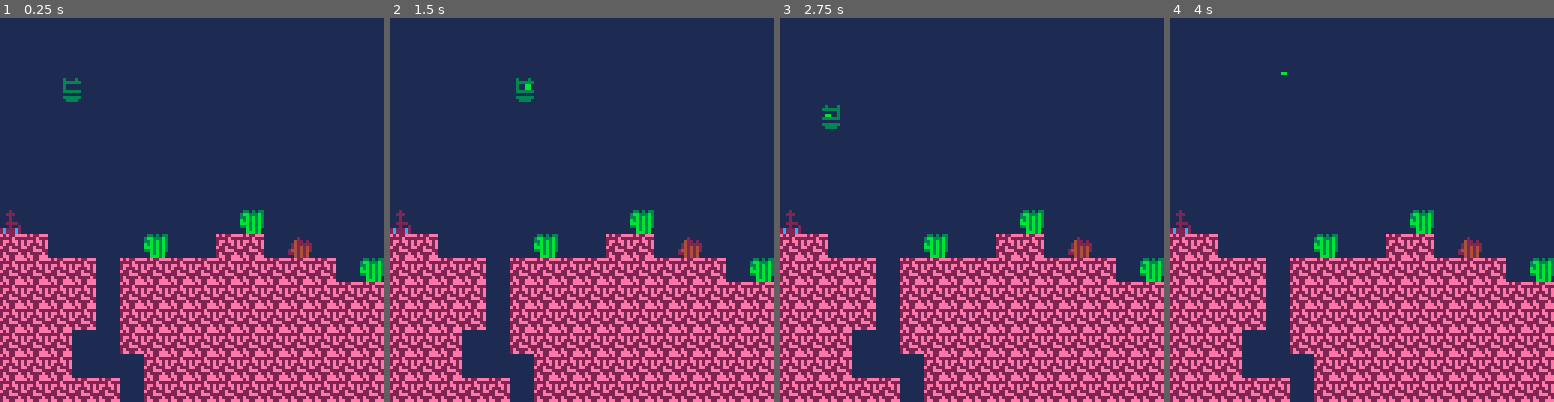
Above: before the commit, frames 1-4 (left to right).
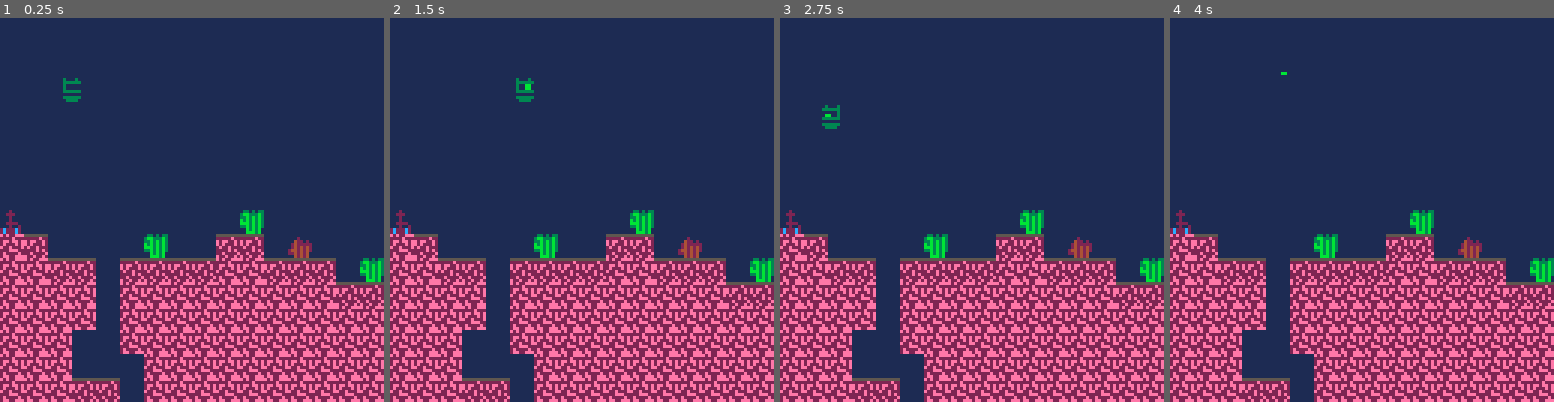
Above: after the commit, the same moments.

Repository: alxgnon/pico-8
Game: PICO-8 cartridge robo.p8
Two runs of this game, one before a commit and one after it. Both use one fixed random seed, a clock stepped at 60 frames per second and the inputs below.
Inputs:
- Up to frame 1 (0.25 s): no input
- Up to frame 2 (1.5 s): tap O (Z key) at 0.33, 0.7, 1.43 s
- Up to frame 3 (2.75 s): hold Left 1.97-2.37 s; tap O (Z key) at 2.22 s; hold Down from 2.42 s (still down)
- Up to frame 4 (4 s): release Down at 2.82 s; hold Right 2.87-3.53 s; tap O (Z key) at 3.1, 3.98 s; hold Up from 3.58 s (still down)

The runs differ from the first frame. In frame 1, 4.0% of the frame differs, in the area x 6-100%, y 56-100%; in frame 2, 4.0%; in frame 3, 4.0%; in frame 4, 4.0%.

Commit message:
spritesheet organizing

Diff:
--- a/robo.p8
+++ b/robo.p8
@@ -194,7 +194,7 @@
 
 function drawable(spr, frame)
 	return {
-		spr = spr or 16,
+		spr = spr or 32,
 		frame = frame or 0,
 	}
 end
@@ -290,7 +290,7 @@
 function _init()
 	new("player")
 	:xt(controllable())
-	:xt(drawable(17))
+	:xt(drawable(33))
 	:xt(posable(3, 3))
 	:xt(movable(0.125))
 	:xt(collideable(0.3))
@@ -576,168 +576,168 @@
 
 
 __gff__
-0002020000000000000000000000000000000000000000000000000000000000000000000000000000000000000000000000000000000000000000000000000000000000000000000000000000000000000000000000000000000000000000000000000000000000000000000000000000000000000000000000000000000000
+0002020202000000000000000000000000000000000000000000000000000000000000000000000000000000000000000000000000000000000000000000000000000000000000000000000000000000000000000000000000000000000000000000000000000000000000000000000000000000000000000000000000000000
 0000000000000000000000000000000000000000000000000000000000000000000000000000000000000000000000000000000000000000000000000000000000000000000000000000000000000000000000000000000000000000000000000000000000000000000000000000000000000000000000000000000000000000
 __map__
 0101010101010101010101010101010101010101010101010001010002020202020202020202020202020202020202020202020202020202020202020202020202020202020202020202020202020202020202020202020202020202020202020202020202020202020202020202020202020202020202020202020202020202
-0100000000000000000000000000000101000000000000000101010200020002020202020202020202020202020202020202020202020202020202020202020202020202020202020202020202020202020202020202020202020202020202020202020202020202020202020202020202020202020202020202020202020202
-0100000000000000000000000000000101000000000000000002020202020202020202020202020202020202020202020202020202020202020202020202020202020202020202020202020202020202020202020202020202020202020202020202020202020202020202020202020202020202020202020202020202020202
-0100000000000000000000000000000101000002020000020202020200000002020202020202020202020202020202020202020202020202020202020202020202020202020202020202020202020202020202020202020202020202020202020202020202020202020202020202020202020202020202020202020202020202
-0100000000000000000000000000000101000002020202020202020202020202020202020202020202020202020202020202020202020202020202020202020202020202020202020202020202020202020202020202020202020202020202020202020202020202020202020202020202020202020202020202020202020202
+0100000000000000000000000000000101000000000000000101010300020002020202020202020202020202020202020202020202020202020202020202020202020202020202020202020202020202020202020202020202020202020202020202020202020202020202020202020202020202020202020202020202020202
+0100000000000000000000000000000101000000000000000003030203020302020202020202020202020202020202020202020202020202020202020202020202020202020202020202020202020202020202020202020202020202020202020202020202020202020202020202020202020202020202020202020202020202
+0100000000000000000000000000000101000003030000030302020200000002020202020202020202020202020202020202020202020202020202020202020202020202020202020202020202020202020202020202020202020202020202020202020202020202020202020202020202020202020202020202020202020202
+0100000000000000000000000000000101000002020303020202020203030302020202020202020202020202020202020202020202020202020202020202020202020202020202020202020202020202020202020202020202020202020202020202020202020202020202020202020202020202020202020202020202020202
 0100000000000000000000000000000101000002020202020200000202020202020202020202020202020202020202020202020202020202020202020202020202020202020202020202020202020202020202020202020202020202020202020202020202020202020202020202020202020202020202020202020202020202
 0100000000000000000000000000000101000002020000000000000200020202020202020202020202020202020202020202020202020202020202020202020202020202020202020202020202020202020202020202020202020202020202020202020202020202020202020202020202020202020202020202020202020202
-0100000000000000000000000000000101000202020000000000000200000202020202020202020202020202020202020202020202020202020202020202020202020202020202020202020202020202020202020202020202020202020202020202020202020202020202020202020202020202020202020202020202020202
-0700000000000000000004000000000101020202000000000000000200000202020202020202020202020202020202020202020202020202020202020202020202020202020202020202020202020202020202020202020202020202020202020202020202020202020202020202020202020202020202020202020202020202
-0202000000000400000202000500000102020202020000000000000200000202020202020202020202020202020202020202020202020202020202020202020202020202020202020202020202020202020202020202020202020202020202020202020202020202020202020202020202020202020202020202020202020202
-0202020200020202020202020202000400000002020000000000000000000202020202020202020202020202020202020202020202020202020202020202020202020202020202020202020202020202020202020202020202020202020202020202020202020202020202020202020202020202020202020202020202020202
-0202020200020202020202020202020202000000020000000000000000000202020202020202020202020202020202020202020202020202020202020202020202020202020202020202020202020202020202020202020202020202020202020202020202020202020202020202020202020202020202020202020202020202
-0202020200020202020202020202020202000500020000000000000000000202020202020202020202020202020202020202020202020202020202020202020202020202020202020202020202020202020202020202020202020202020202020202020202020202020202020202020202020202020202020202020202020202
-0202020000020202020202020202020202020202020202020202020200000202020202020202020202020202020202020202020202020202020202020202020202020202020202020202020202020202020202020202020202020202020202020202020202020202020202020202020202020202020202020202020202020202
+0100000000000000000000000000000101000302020000000000000200000202020202020202020202020202020202020202020202020202020202020202020202020202020202020202020202020202020202020202020202020202020202020202020202020202020202020202020202020202020202020202020202020202
+1000000000000000000012000000000101030202000000000000000200000202020202020202020202020202020202020202020202020202020202020202020202020202020202020202020202020202020202020202020202020202020202020202020202020202020202020202020202020202020202020202020202020202
+0203000000001200000303001300000103020202030000000000000200000202020202020202020202020202020202020202020202020202020202020202020202020202020202020202020202020202020202020202020202020202020202020202020202020202020202020202020202020202020202020202020202020202
+0202030300030303030202030303001200000002020000000000000000000202020202020202020202020202020202020202020202020202020202020202020202020202020202020202020202020202020202020202020202020202020202020202020202020202020202020202020202020202020202020202020202020202
+0202020200020202020202020202030303000000020000000000000000000202020202020202020202020202020202020202020202020202020202020202020202020202020202020202020202020202020202020202020202020202020202020202020202020202020202020202020202020202020202020202020202020202
+0202020200020202020202020202020202001300020000000000000000000202020202020202020202020202020202020202020202020202020202020202020202020202020202020202020202020202020202020202020202020202020202020202020202020202020202020202020202020202020202020202020202020202
+0202020000020202020202020202020202030303020303030303030300000202020202020202020202020202020202020202020202020202020202020202020202020202020202020202020202020202020202020202020202020202020202020202020202020202020202020202020202020202020202020202020202020202
 0202020000000202020202020202020202020202020202020202020000000202020202020202020202020202020202020202020202020202020202020202020202020202020202020202020202020202020202020202020202020202020202020202020202020202020202020202020202020202020202020202020202020202
-0202020202000202020202020202020202020202020202020202020000000202020202020202020202020202020202020202020202020202020202020202020202020202020202020202020202020202020202020202020202020202020202020202020202020202020202020202020202020202020202020202020202020202
-0201030103010202020202020202020202020202020202020202020000000202020202020202020202020202020202020202020202020202020202020202020202020202020202020202020202020202020202020202020202020202020202020202020202020202020202020202020202020202020202020202020202020202
-0200000000000003000202020202020202020202020202020202020000000002020202020202020202020202020202020202020202020202020202020202020202020202020202020202020202020202020202020202020202020202020202020202020202020202020202020202020202020202020202020202020202020202
+0202020303000202020202020202020202020202020202020202020000000202020202020202020202020202020202020202020202020202020202020202020202020202020202020202020202020202020202020202020202020202020202020202020202020202020202020202020202020202020202020202020202020202
+0201140114000202020202020202020202020202020202020202020000000202020202020202020202020202020202020202020202020202020202020202020202020202020202020202020202020202020202020202020202020202020202020202020202020202020202020202020202020202020202020202020202020202
+0200000000000014000202020202020202020202020202020202020000000002020202020202020202020202020202020202020202020202020202020202020202020202020202020202020202020202020202020202020202020202020202020202020202020202020202020202020202020202020202020202020202020202
 0200000000000000000202020202020202020202020202020202020000000002020202020202020202020202020202020202020202020202020202020202020202020202020202020202020202020202020202020202020202020202020202020202020202020202020202020202020202020202020202020202020202020202
-0200000000000000000006020202000202000000020202020202020000000002020202020202020202020202020202020202020202020202020202020202020202020202020202020202020202020202020202020202020202020202020202020202020202020202020202020202020202020202020202020202020202020202
-0202000000000000000002020002020202000000000000000002020000000002020202020202020202020202020202020202020202020202020202020202020202020202020202020202020202020202020202020202020202020202020202020202020202020202020202020202020202020202020202020202020202020202
-0202000000000000000202020202020202000000000000000000020000000202020202020202020202020202020202020202020202020202020202020202020202020202020202020202020202020202020202020202020202020202020202020202020202020202020202020202020202020202020202020202020202020202
-0202000000000000000203020302000200000000000000000000020000000002020202020202020202020202020202020202020202020202020202020202020202020202020202020202020202020202020202020202020202020202020202020202020202020202020202020202020202020202020202020202020202020202
+0200000000000000000011020202000202000000020202020202020000000002020202020202020202020202020202020202020202020202020202020202020202020202020202020202020202020202020202020202020202020202020202020202020202020202020202020202020202020202020202020202020202020202
+0203000000000000000002020002030202000000000000000002020000000002020202020202020202020202020202020202020202020202020202020202020202020202020202020202020202020202020202020202020202020202020202020202020202020202020202020202020202020202020202020202020202020202
+0202000000000000000302020302020202000000000000000000020000000302020202020202020202020202020202020202020202020202020202020202020202020202020202020202020202020202020202020202020202020202020202020202020202020202020202020202020202020202020202020202020202020202
+0202000000000000000214021402000200000000000000000000020000000002020202020202020202020202020202020202020202020202020202020202020202020202020202020202020202020202020202020202020202020202020202020202020202020202020202020202020202020202020202020202020202020202
 0202000000000001000000000000000000000000000000000000020000000002020202020202020202020202020202020202020202020202020202020202020202020202020202020202020202020202020202020202020202020202020202020202020202020202020202020202020202020202020202020202020202020202
-0202000000000001000000000000000000000000000000000000000000000202020200000000020202020202020202020202020202020202020202020202020202020202020202020202020202020202020202020202020202020202020202020202020202020202020202020202020202020202020202020202020202020202
-0202020000000000000000000000000000000000000000000000000000000202000000000000020202020202020202020202020202020202020202020202020202020202020202020202020202020202020202020202020202020202020202020202020202020202020202020202020202020202020202020202020202020202
-0202020000000000000200020002000200000000000000000000000000000000000000000000000202020202020202020202020202020202020202020202020202020202020202020202020202020202020202020202020202020202020202020202020202020202020202020202020202020202020202020202020202020202
-0202020000000000000202020202020200000000000000000000000000000000000000000000000202020202020202020202020202020202020202020202020202020202020202020202020202020202020202020202020202020202020202020202020202020202020202020202020202020202020202020202020202020202
-0202020200000000000202020202020202000002020000000000000000020202000000000000000202020202020202020202020202020202020202020202020202020202020202020202020202020202020202020202020202020202020202020202020202020202020202020202020202020202020202020202020202020202
-0202020202020200000202020202020202000002020202020202000000020202020200000202020202020202020202020202020202020202020202020202020202020202020202020202020202020202020202020202020202020202020202020202020202020202020202020202020202020202020202020202020202020202
-0202020202020202000202020202020202000002020202020202000000020202020202020202020202020202020202020202020202020202020202020202020202020202020202020202020202020202020202020202020202020202020202020202020202020202020202020202020202020202020202020202020202020202
-0202020202020202020202020202020202020202020202020202000000020202020202020202020202020202020202020202020202020202020202020202020202020202020202020202020202020202020202020202020202020202020202020202020202020202020202020202020202020202020202020202020202020202
-…(130 lines of a section not shown)…
+0202000000000001000000000000000000000000000000000000000000000302020200000000020202020202020202020202020202020202020202020202020202020202020202020202020202020202020202020202020202020202020202020202020202020202020202020202020202020202020202020202020202020202
+0202030000000000000000000000000000000000000000000000000000000202000000000000020202020202020202020202020202020202020202020202020202020202020202020202020202020202020202020202020202020202020202020202020202020202020202020202020202020202020202020202020202020202
+0202020000000000000300030003000300000000000000000000000000000000000000000000000202020202020202020202020202020202020202020202020202020202020202020202020202020202020202020202020202020202020202020202020202020202020202020202020202020202020202020202020202020202
+0202020000000000000203020302030200000000000000000000000000000000000000000000000202020202020202020202020202020202020202020202020202020202020202020202020202020202020202020202020202020202020202020202020202020202020202020202020202020202020202020202020202020202
+0202020300000000000202020202020203000003030000000000000000030303000000000000000202020202020202020202020202020202020202020202020202020202020202020202020202020202020202020202020202020202020202020202020202020202020202020202020202020202020202020202020202020202
+0202020203030300000202020202020202000002020303030303000000020202030300000303030202020202020202020202020202020202020202020202020202020202020202020202020202020202020202020202020202020202020202020202020202020202020202020202020202020202020202020202020202020202
+0202020202020203000202020202020202000002020202020202000000020202020203030202020202020202020202020202020202020202020202020202020202020202020202020202020202020202020202020202020202020202020202020202020202020202020202020202020202020202020202020202020202020202
+0202020202020202030202020202020202030302020202020202000000020202020202020202020202020202020202020202020202020202020202020202020202020202020202020202020202020202020202020202020202020202020202020202020202020202020202020202020202020202020202020202020202020202
+…(130 lines of a section not shown)…
Not shown, changed: 33 lines of the sprite sheet (__gfx__) section of robo.p8
